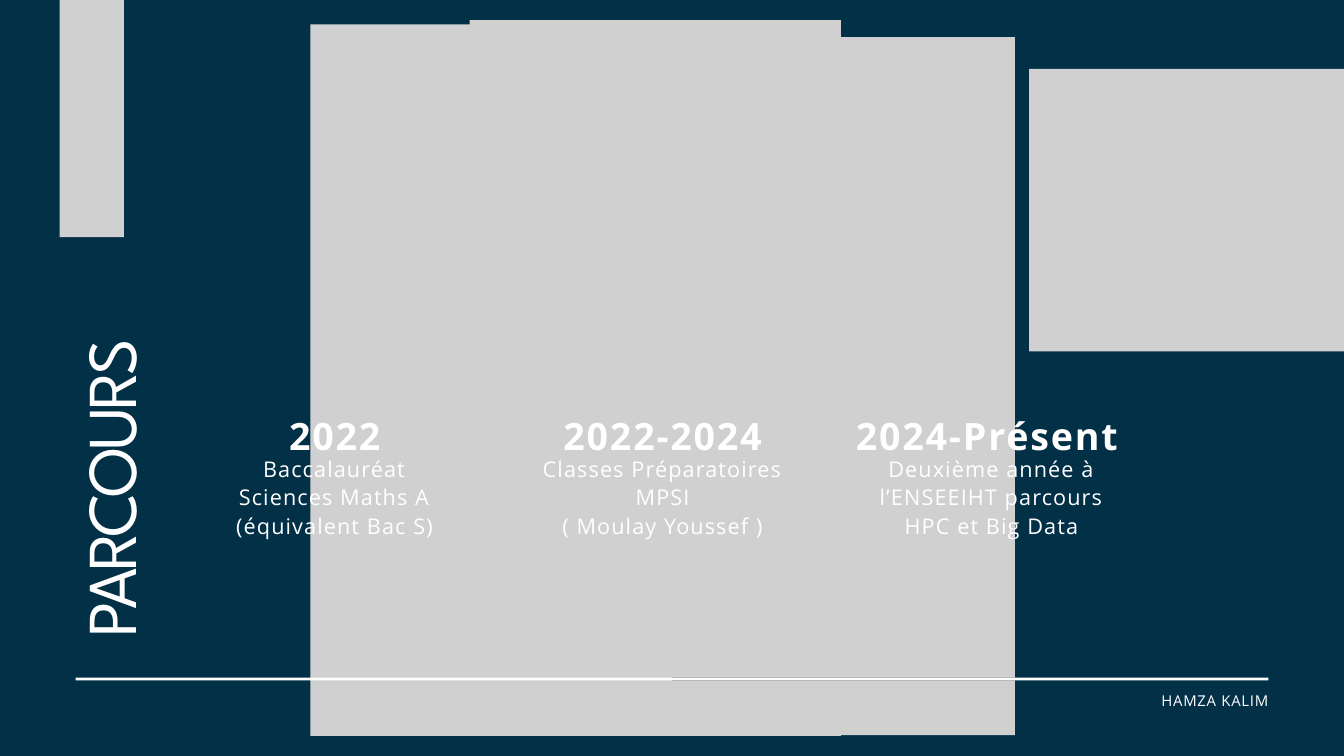
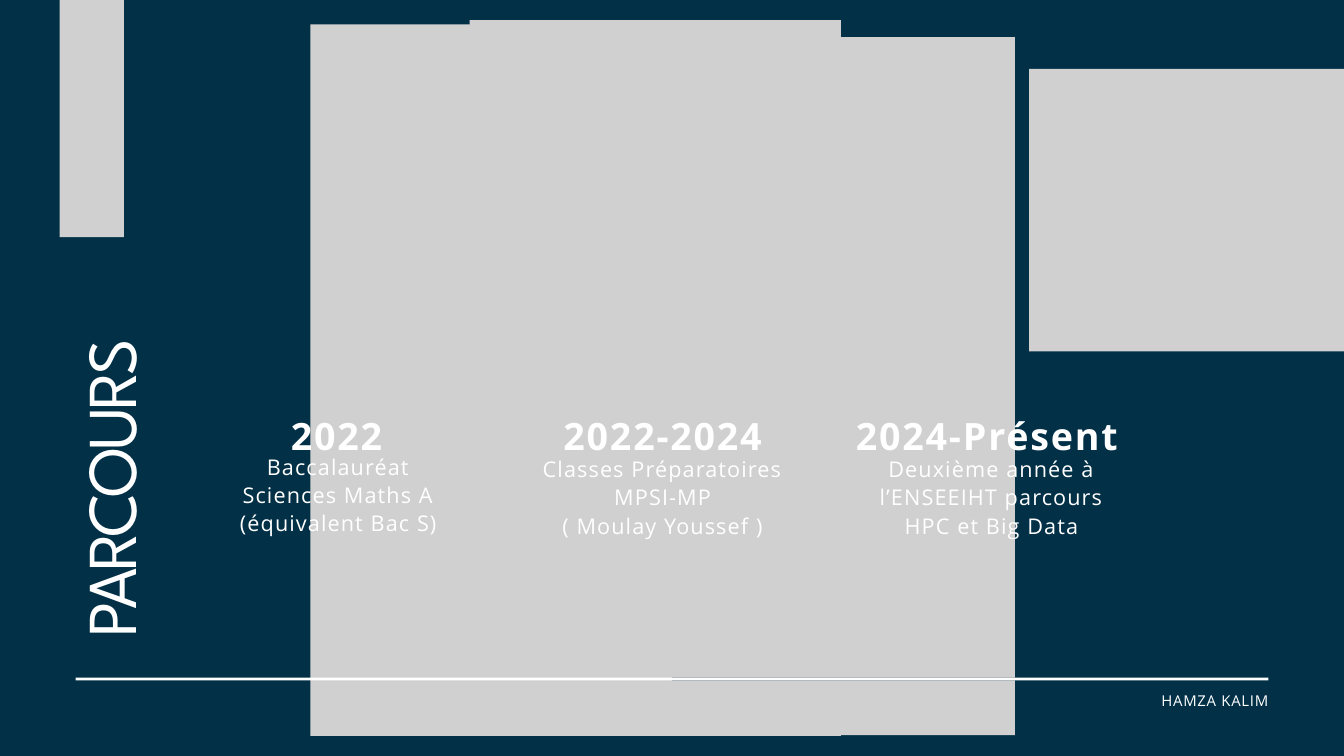
Before and after one commit to hkm8850/portfolio, a slide deck: slide 2 of public/presentation.pptx. Drawn at 1344x756 pixels with LibreOffice and Linux fonts; fonts in the diff are those of the drawing; grey boxes stand for pictures; background and template pictures are left out. Boxes give left, top, right and bottom in pixels: in the first picture for what was removed or moved away, otherwise in the second. Text is boxed around its words. In the diff, an @@ line names an element or a change of style, - is before the commit and + after.

```diff
--- a/public/presentation.pptx
+++ b/public/presentation.pptx
@@ text "Baccalauréat Sciences Maths A (équivalent ...": place and size @@
-text "Baccalauréat Sciences Maths A (équivalent ..." at [236,457,432,540]
+text "Baccalauréat Sciences Maths A (équivalent ..." at [240,454,436,538]
@@ text at [543,461,780,505]: text changed @@
-Classes Préparatoires MPSI
+Classes Préparatoires MPSI-MP
```
Also in this commit, not shown: 1 other slide changed, 5 other files.
